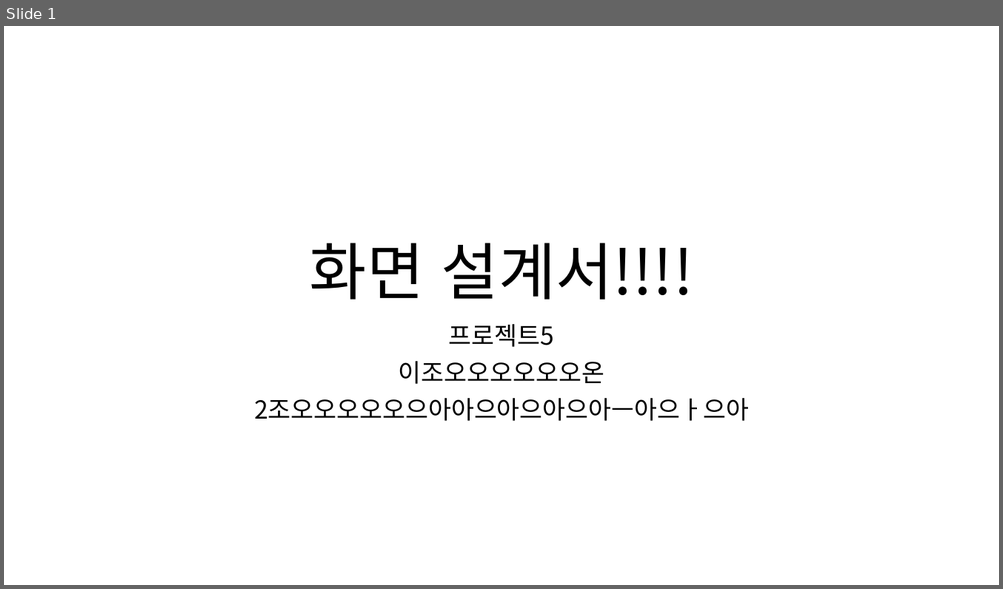
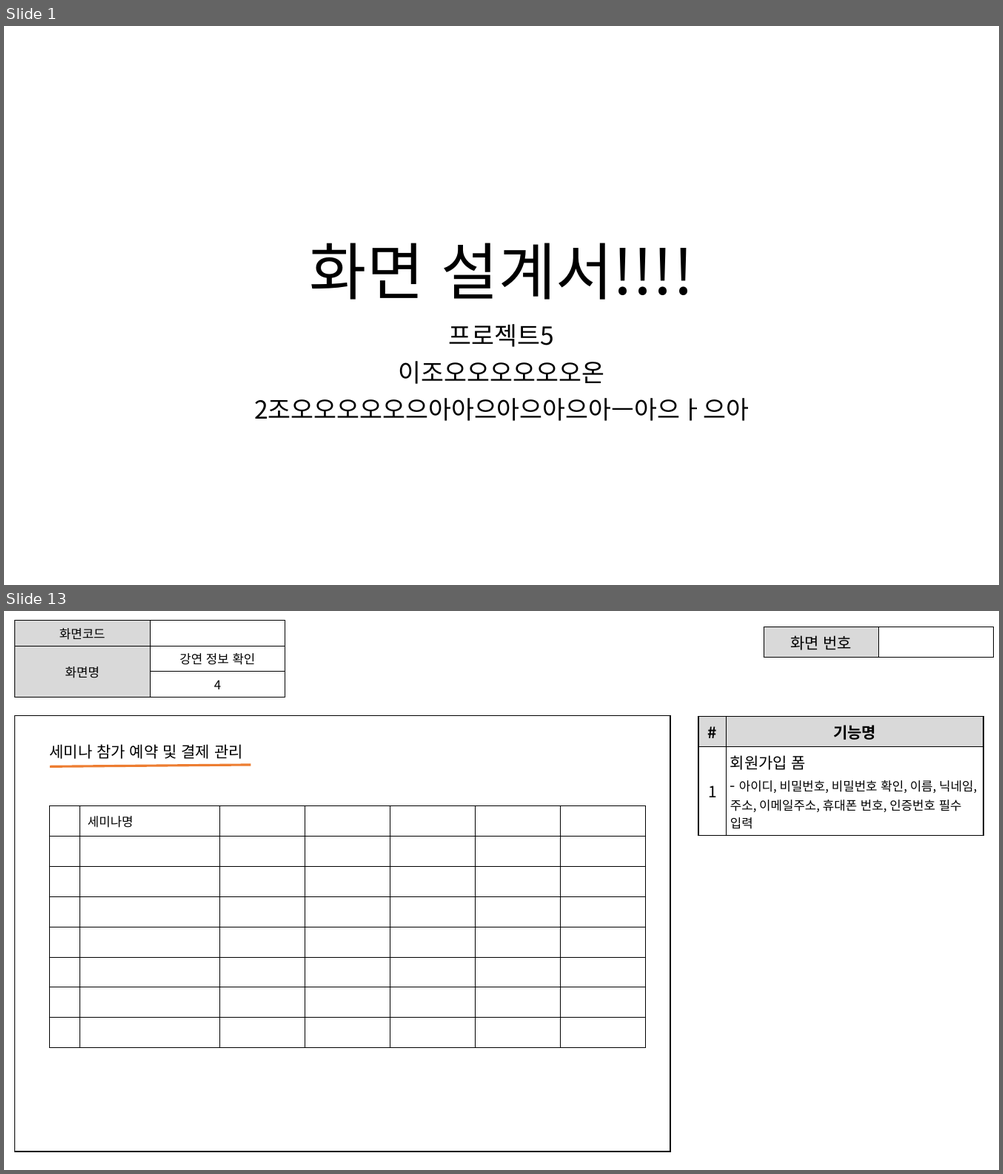
Before and after one commit to ezenteam2/e-Zone, a slide deck: 0 발표용 파워포인트/project05 - 파워포인트 종합 - 서희.pptx. Shown one above the other, each under a label of ours: slide 1 before the commit, slides 1 and 13 after it; the slides between them are not shown. The pictures are 1003x589 and 1003x1174 pixels, drawn with LibreOffice and Linux fonts; fonts in the diff are those of the drawing. Boxes give left, top, right and bottom in pixels: in the first picture for what was removed or moved away, otherwise in the second. Text is boxed around its words. In the diff, an @@ line names an element or a change of style, - is before the commit and + after.

```diff
--- a/0 발표용 파워포인트/project05 - 파워포인트 종합 - 서희.pptx
+++ b/0 발표용 파워포인트/project05 - 파워포인트 종합 - 서희.pptx
@@ slide 13 added at <box>4,611,999,1170</box>, background #FFFFFF @@
@@ table added at <box>14,621,284,692</box>, 3 rows, 2 columns @@
+화면코드 | 
+화면명 | 강연 정보 확인
+ | 4
@@ table added at <box>763,627,993,653</box>, 1 rows, 2 columns @@
+화면 번호 | 
@@ table added at <box>14,715,669,1152</box>, 1 rows, 1 columns @@
+
@@ table added at <box>699,716,983,832</box>, 2 rows, 2 columns @@
+# | 기능명
+1 | 회원가입 폼 / - 아이디, 비밀번호, 비밀번호 확인, 이름, 닉네임, 주소, 이메일주소, 휴대폰 번호, 인증번호 필수 입력
@@ line added from (50, 767) to (251, 765), #ED7D31 2.25 pt @@
@@ text added at <box>50,744,243,759</box>, 15 pt, text #000000 @@
+세미나 참가 예약 및 결제 관리
@@ table added at <box>50,806,645,1048</box>, 8 rows, 7 columns @@
+ | 세미나명 |  |  |  |  | 
+ |  |  |  |  |  | 
+ |  |  |  |  |  | 
+ |  |  |  |  |  | 
+ |  |  |  |  |  | 
+ |  |  |  |  |  | 
+ |  |  |  |  |  | 
+ |  |  |  |  |  | 
```
Also in this commit, not shown: 4 slides changed, 7 other slides added.
